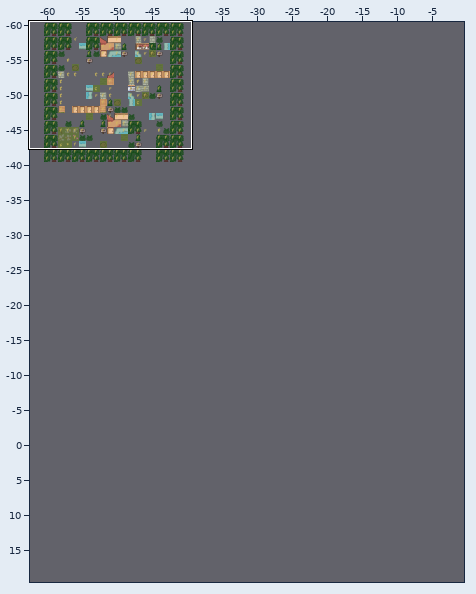
Tiled map, stored at artwork/Visual/Tiled/worldMap.tmx. Above, an overview of the earlier version with the close-up marked.
Close-up. Old version:
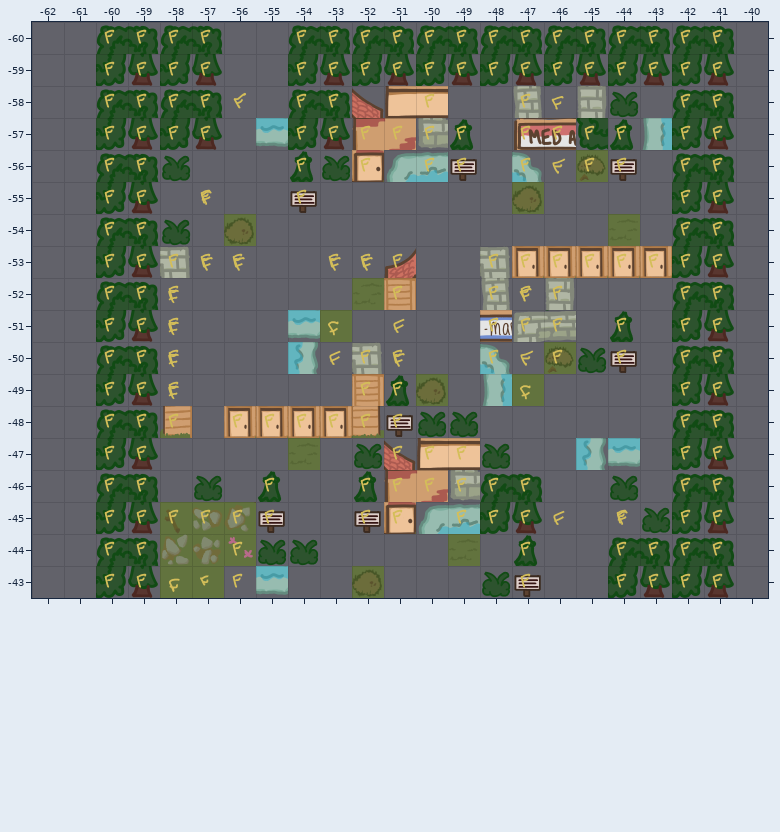
Cells are 128x128 px. Shown: x -62..-40, y -60..-43. The commit also changed other parts of the map, which this record leaves out.
New version:
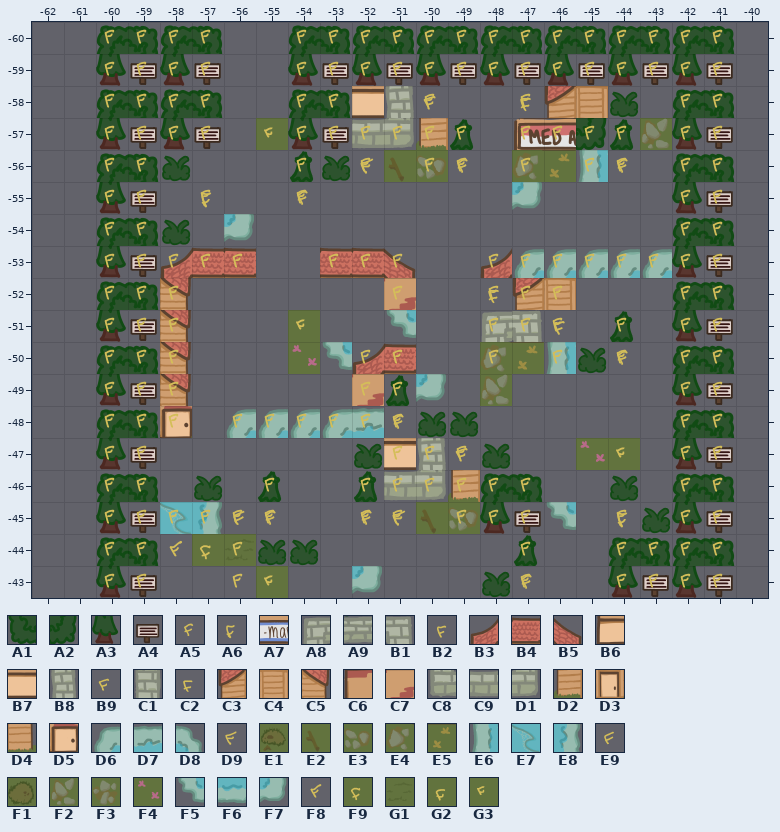
Key: from "tileset_original": A1 9, A2 10, A3 11, A4 12, A5 13, A6 14, A7 17, A8 18, A9 19, B1 20, B2 21, B3 22, B4 23, B5 24, B6 25, B7 26, B8 27, B9 28, C1 29, C2 30, C3 31, C4 32, C5 33, C6 34, C7 35, C8 36, C9 37, D1 38, D2 40, D3 41, D4 42, D5 44, D6 45, D7 46, D8 47, D9 48, E1 49, E2 50, E3 51, E4 52, E5 53, E6 54, E7 55, E8 56, E9 57, F1 59, F2 60, F3 61, F4 62, F5 63, F6 64, F7 65, F8 66, F9 67, G1 68, G2 70, G3 71.
__ is an empty cell.
Tiles replaced or removed in this view: A1, A2, A3, A4, A5, A7, A8, A9, B1, B2, B3, B5, B6, B7, B8, B9, C1, C2, C4, C6, C7, C8, D2, D3, D4, D5, D6, D7, D8, D9, E1, E2, E3, E4, E6, E8, E9, F1, F2, F3, F4, F6, F8, F9, G1, G2, G3.
What changed:
Changed rows in their new state; .. is an unchanged cell.
Layer "town_1/top_layer":
first column x -60:
-59 A3 A4 A3 A4 .. .. A3 A4 A3 A4 A3 A4 A3 A4 A3 A4 A3 A4 A3 A4
-58 .. .. .. .. __ .. .. .. B7 B8 B9 .. .. C2 C3 C4 .. .. .. ..
-57 A3 A4 A3 A4 .. G3 A3 A4 C9 D1 D2 .. .. .. .. A2 .. F2 A3 A4
-56 .. .. .. .. .. .. .. .. D9 E2 E3 A5 .. E4 E5 E6 A5 .. .. ..
-55 A3 A4 .. A6 .. .. A5 .. .. .. .. .. .. F7 .. .. .. .. A3 A4
-54 .. .. .. .. F7 .. .. .. .. .. .. .. .. .. .. .. __ .. .. ..
-53 A3 A4 B3 B4 B4 .. .. B4 B4 B5 .. .. B3 D6 D6 D6 D6 D6 A3 A4
-52 .. .. C5 .. .. .. .. .. __ C7 .. .. C2 C3 C4 .. .. .. .. ..
-51 A3 A4 C5 .. .. .. G3 __ .. F5 .. .. A8 B1 B2 .. .. .. A3 A4
-50 .. .. C5 .. .. .. F4 F5 B3 B4 .. .. E4 E5 E6 .. A5 .. .. ..
-49 A3 A4 C5 .. .. .. .. .. C7 .. F7 .. F2 __ .. .. .. .. A3 A4
-48 .. .. D5 .. D6 D6 D6 D6 D7 A5 .. .. .. .. .. .. .. .. .. ..
-47 A3 A4 .. .. .. .. __ .. .. B7 B8 B9 .. .. .. F4 G3 .. A3 A4
-46 .. .. .. .. .. .. .. .. .. C9 D1 D2 .. .. .. .. .. .. .. ..
-45 A3 A4 E7 E8 E9 A5 .. .. A5 D9 E2 E3 A3 A4 F5 .. A6 .. A3 A4
-44 .. .. F8 F9 G1 .. .. .. .. .. .. __ .. .. .. .. .. .. .. ..
-43 A3 A4 __ __ .. G3 .. .. F7 .. .. .. .. A5 .. .. A3 A4 A3 A4
Boxes around the changes in both close-ups, in picture pixels (x1, y1, x2, y2):
changed: (96, 54, 734, 598)
